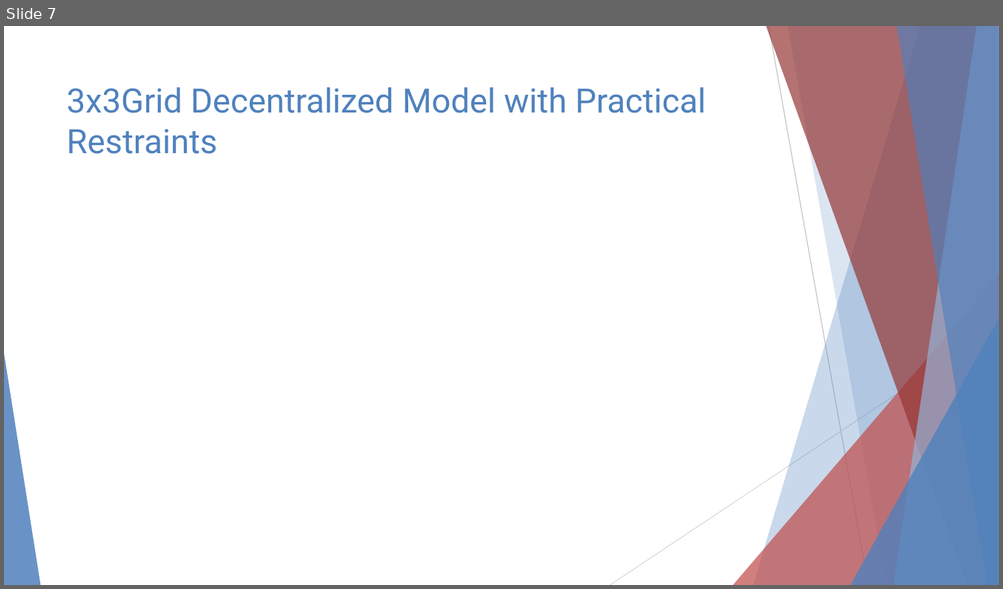
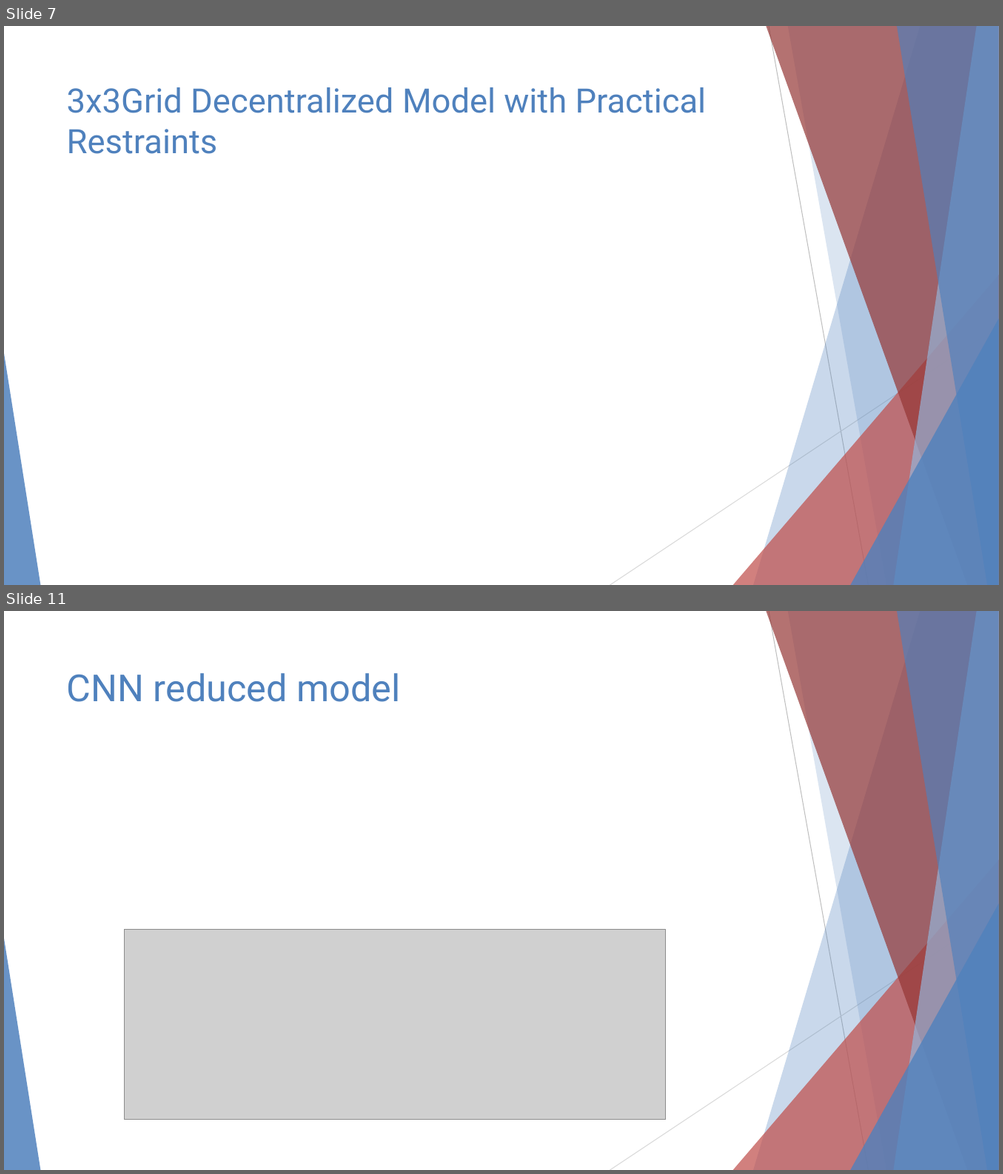
Before and after one commit to 3neutronstar/rl-constraints-traffic, a slide deck: Traffic Optimization Final Speech.pptx. Shown one above the other, each under a label of ours: slide 7 before the commit, slides 7 and 11 after it; the slides between them are not shown. The pictures are 1003x589 and 1003x1174 pixels, drawn with LibreOffice and Linux fonts; fonts in the diff are those of the drawing; grey boxes stand for pictures. Boxes give left, top, right and bottom in pixels: in the first picture for what was removed or moved away, otherwise in the second. Text is boxed around its words. In the diff, an @@ line names an element or a change of style, - is before the commit and + after.

```diff
--- a/Traffic Optimization Final Speech.pptx
+++ b/Traffic Optimization Final Speech.pptx
@@ slide 11 added at box(4, 611, 999, 1170), background #FFFFFF; not listed: 10 template elements that a slide beside it also shows @@
@@ title added at box(67, 673, 400, 702), 36 pt, text #4F81BD @@
+CNN reduced model
@@ picture added at box(124, 930, 665, 1121) @@
```
Also in this commit, not shown: 3 slides changed, 2 other slides added, 5 other files.
